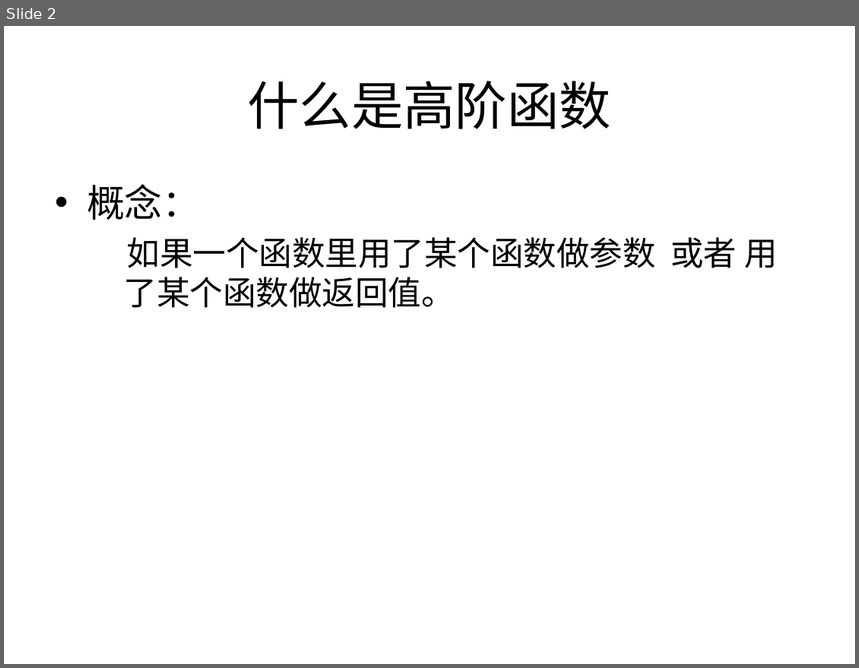
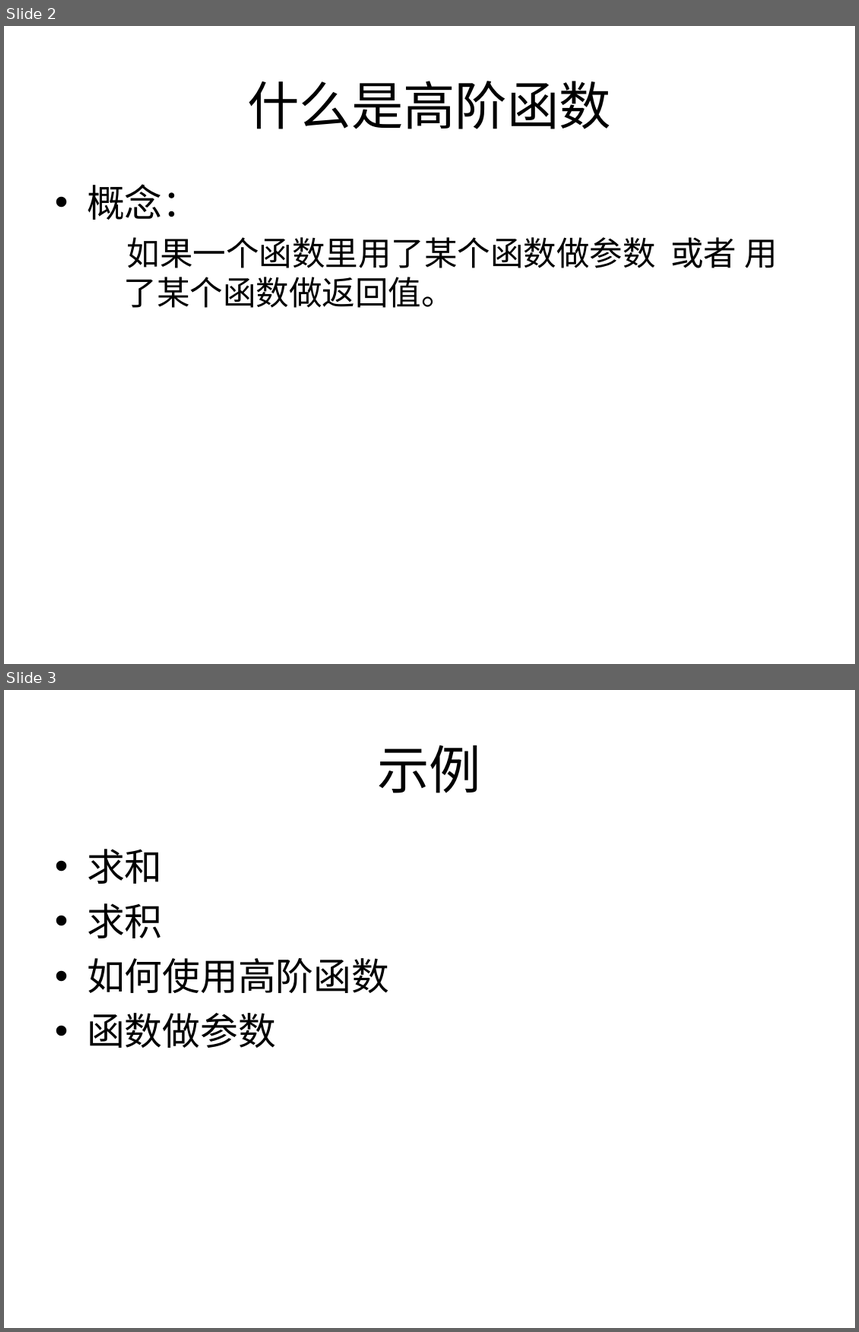
Before and after one commit to cd-vr1class/homework, a slide deck: ppt/7-21函数-高阶函数.ppt. Shown one above the other, each under a label of ours: slide 2 before the commit, slides 2 and 3 after it. The pictures are 859x668 and 859x1332 pixels, drawn with LibreOffice and Linux fonts; fonts in the diff are those of the drawing. Boxes give left, top, right and bottom in pixels: in the first picture for what was removed or moved away, otherwise in the second. Text is boxed around its words. In the diff, an @@ line names an element or a change of style, - is before the commit and + after.

```diff
--- a/ppt/7-21函数-高阶函数.ppt
+++ b/ppt/7-21函数-高阶函数.ppt
@@ slide 3 added at [4, 690, 855, 1328], background #FFFFFF @@
@@ title added at [377, 745, 481, 793], 44 pt, text #000000 @@
+示例
@@ text added at [87, 849, 389, 1048], 32 pt, text #000000 @@
+• 求和
+• 求积
+• 如何使用高阶函数
+• 函数做参数
```
Also in this commit, not shown: 1 slide changed, 1 other slide added, 5 other files.
